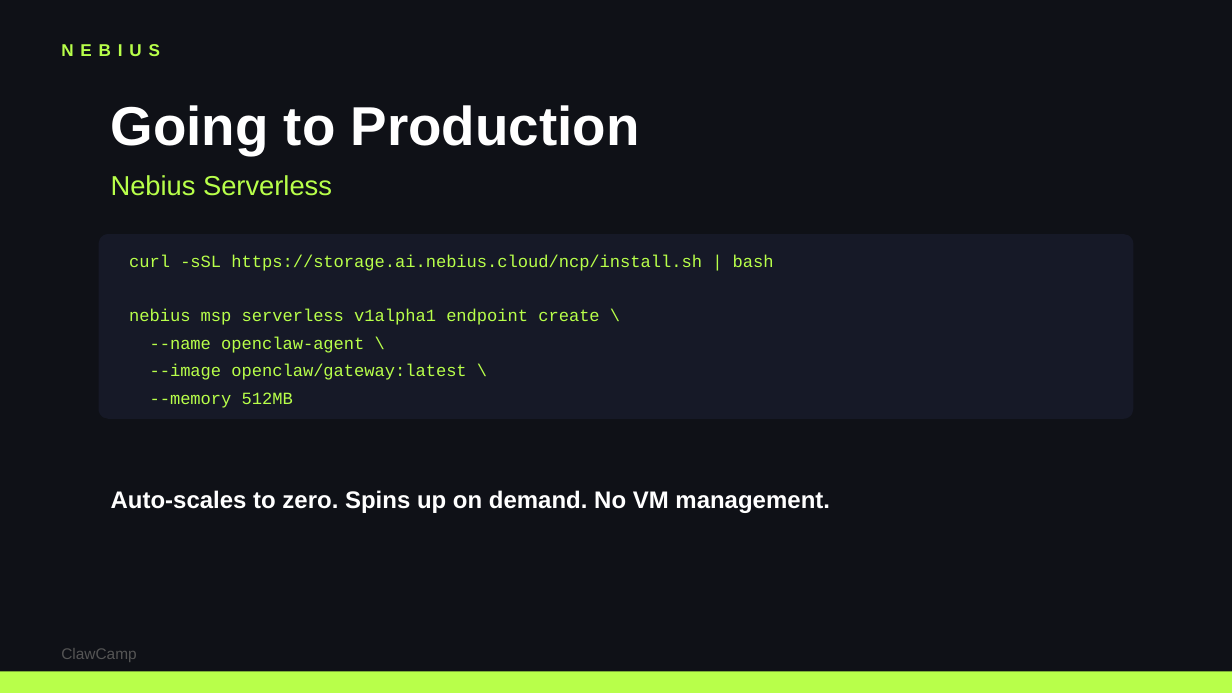
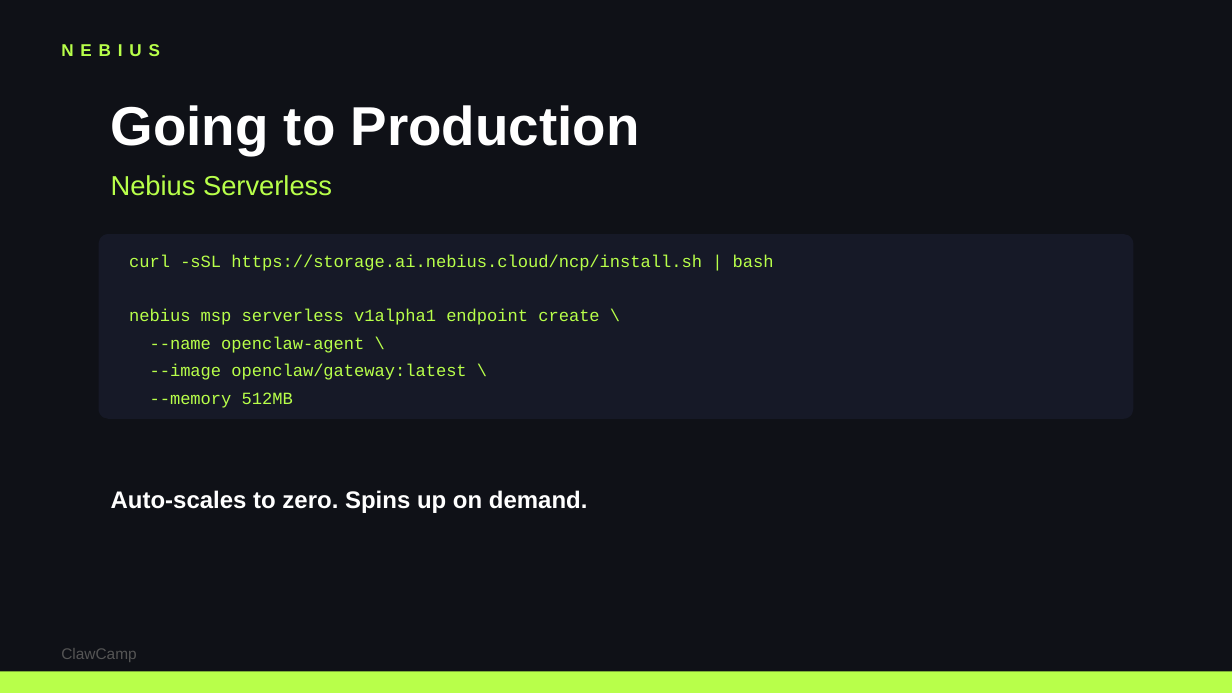
Before and after one commit to colygon/clawcamp-site, a slide deck: slide 14 of workshops/running-openclaw-on-nebius.pptx. Drawn at 1232x693 pixels with LibreOffice and Linux fonts; fonts in the diff are those of the drawing. Boxes give left, top, right and bottom in pixels: in the first picture for what was removed or moved away, otherwise in the second. Text is boxed around its words. In the diff, an @@ line names an element or a change of style, - is before the commit and + after.

```diff
--- a/workshops/running-openclaw-on-nebius.pptx
+++ b/workshops/running-openclaw-on-nebius.pptx
@@ text at <box>111,490,588,513</box>: text changed @@
-Auto-scales to zero. Spins up on demand. No VM management.
+Auto-scales to zero. Spins up on demand.
```
Also in this commit, not shown: 10 other slides changed.
